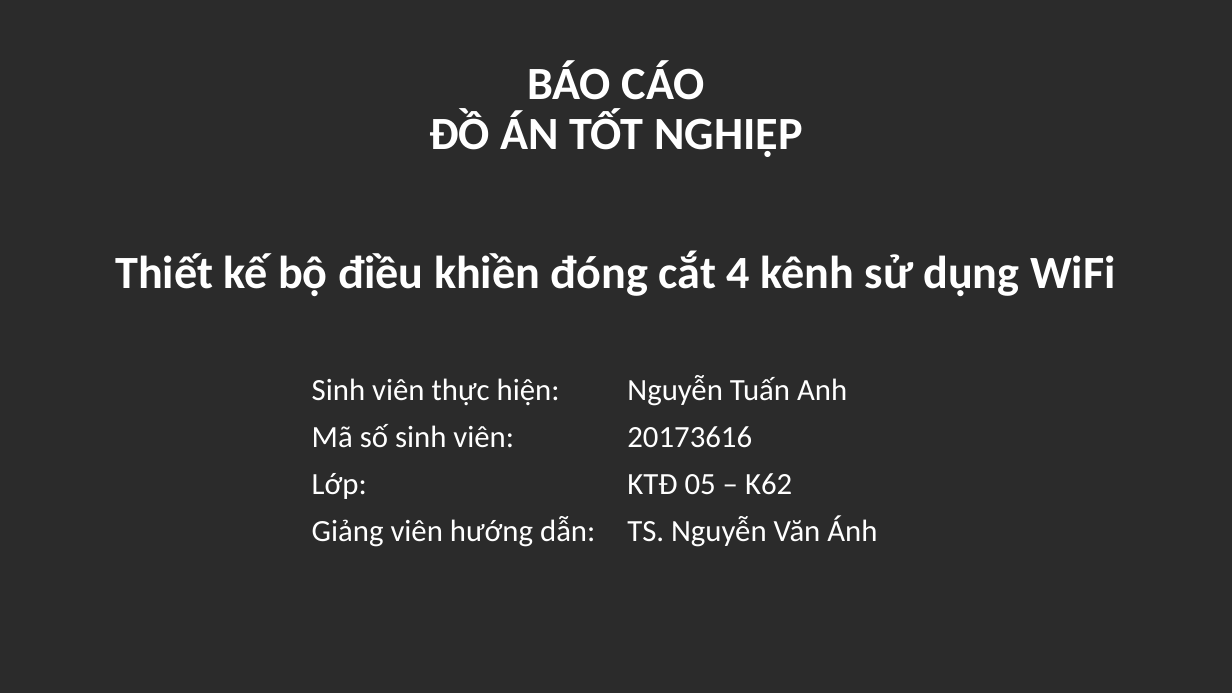
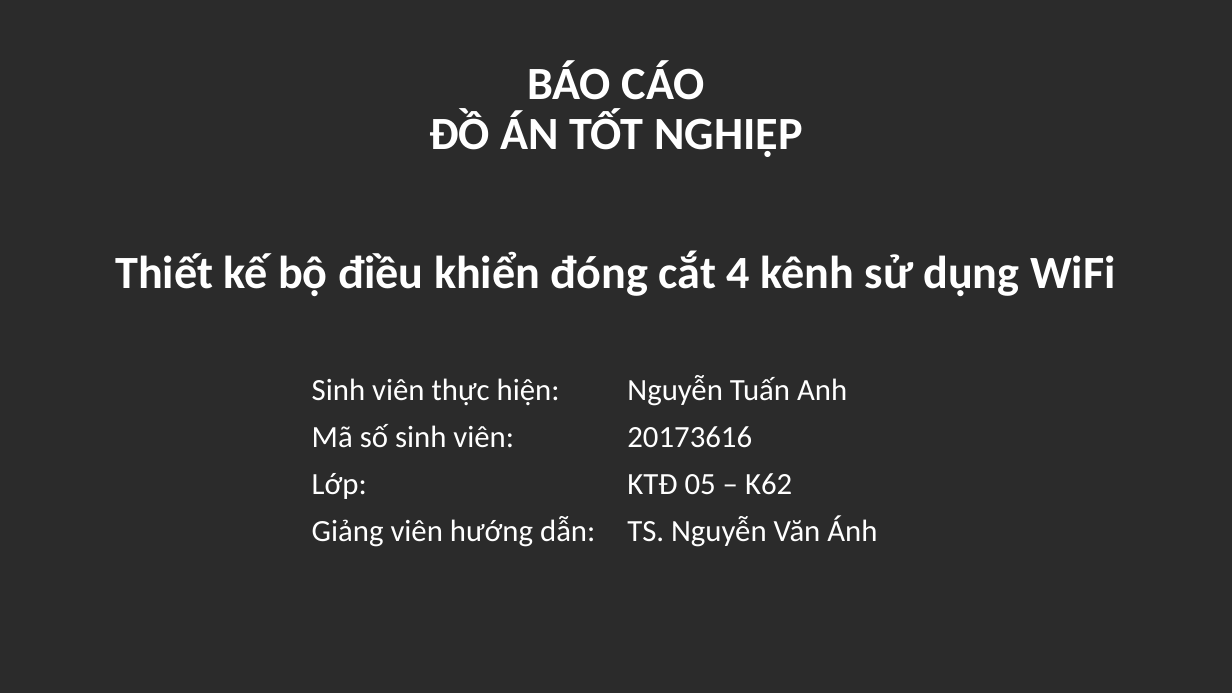
Before and after one commit to kurooroo/DATN, a slide deck: slide 2 of documents/Slide Đồ án tốt nghiệp_Nguyễn Tuấn Anh_REV1.pptx. Drawn at 1232x693 pixels with LibreOffice and Linux fonts; fonts in the diff are those of the drawing; background and template pictures are left out; a plain dark background stands for a picture behind light text. Boxes give left, top, right and bottom in pixels: in the first picture for what was removed or moved away, otherwise in the second. Text is boxed around its words. In the diff, an @@ line names an element or a change of style, - is before the commit and + after.

```diff
--- a/documents/Slide Đồ án tốt nghiệp_Nguyễn Tuấn Anh_REV1.pptx
+++ b/documents/Slide Đồ án tốt nghiệp_Nguyễn Tuấn Anh_REV1.pptx
@@ title at bbox=[115, 61, 1116, 296]: text changed @@
-BÁO CÁO
-ĐỒ ÁN TỐT NGHIỆP
-Thiết kế bộ điều khiền đóng cắt 4 kênh sử dụng WiFi
+BÁO CÁO
+ĐỒ ÁN TỐT NGHIỆP
+Thiết kế bộ điều khiển đóng cắt 4 kênh sử dụng WiFi
```
Also in this commit, not shown: 12 other slides changed, 3 other files.
